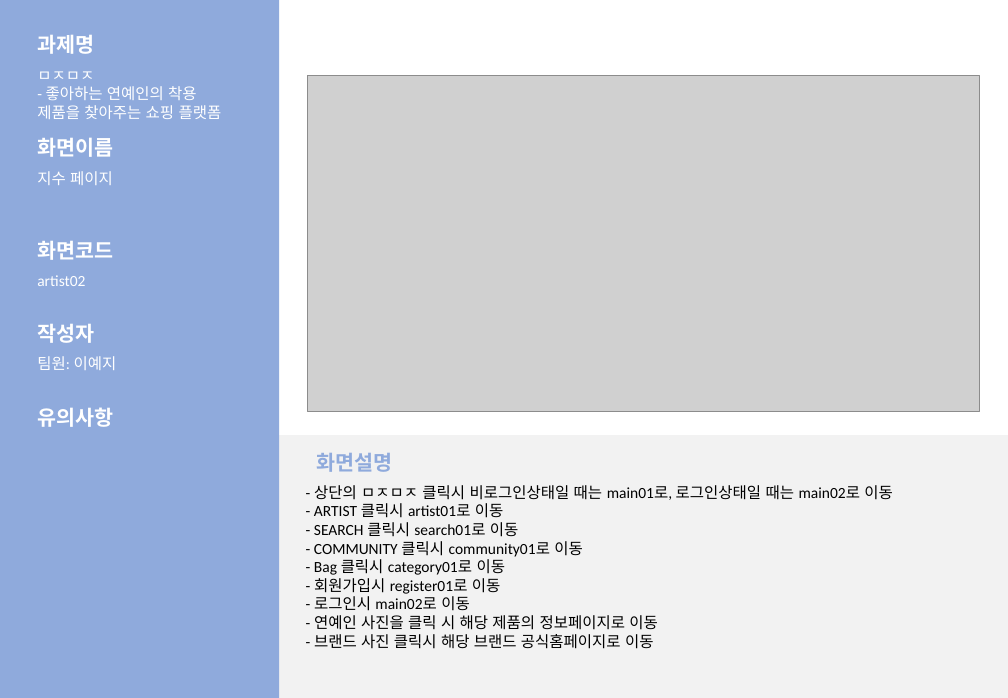
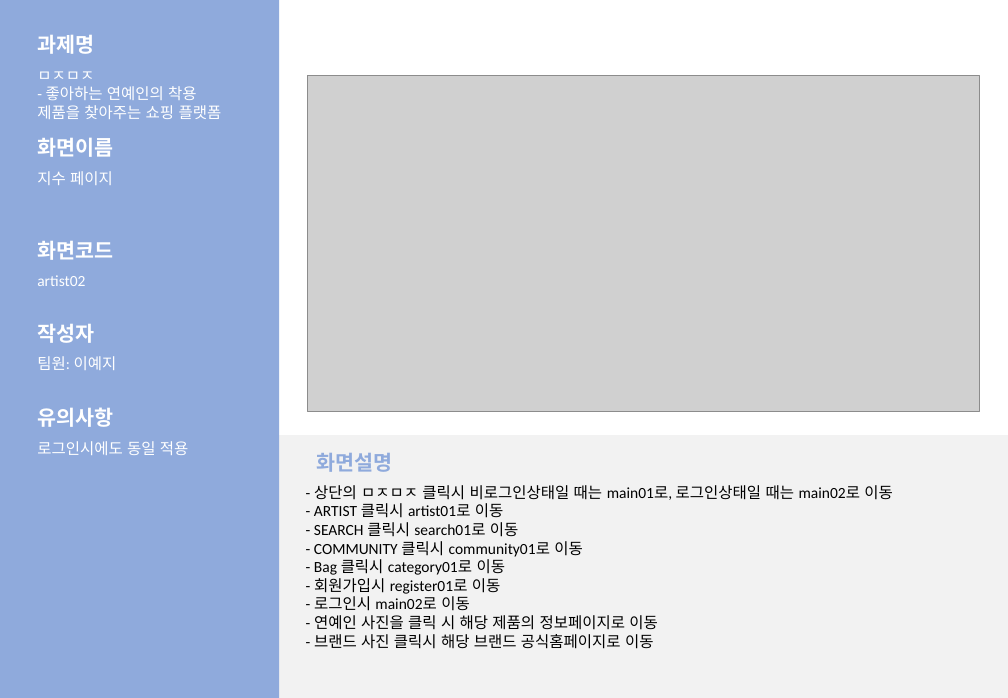
Before and after one commit to LeticiaKang/Project_Idol-Fandom-WebPlaform, a slide deck: slide 10 of 산출문서/화면설계서/화면설계서_서식(1조. HappyVirus).pptx (slide 9 before the commit). Drawn at 1008x698 pixels with LibreOffice and Linux fonts; fonts in the diff are those of the drawing; grey boxes stand for pictures. Boxes give left, top, right and bottom in pixels: in the first picture for what was removed or moved away, otherwise in the second. Text is boxed around its words. In the diff, an @@ line names an element or a change of style, - is before the commit and + after.

```diff
--- a/산출문서/화면설계서/화면설계서_서식(1조. HappyVirus).pptx
+++ b/산출문서/화면설계서/화면설계서_서식(1조. HappyVirus).pptx
@@ text added at (x1=37, y1=441, x2=189, y2=455), 12 pt, text #FFFFFF @@
+로그인시에도 동일 적용
```
Also in this commit, not shown: 4 other slides changed, 1 slide added.
